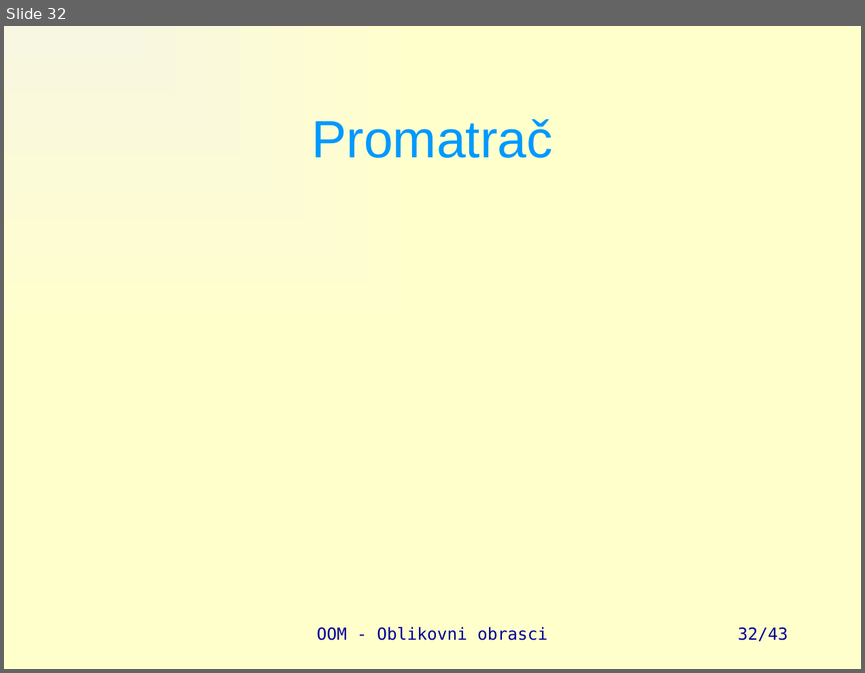
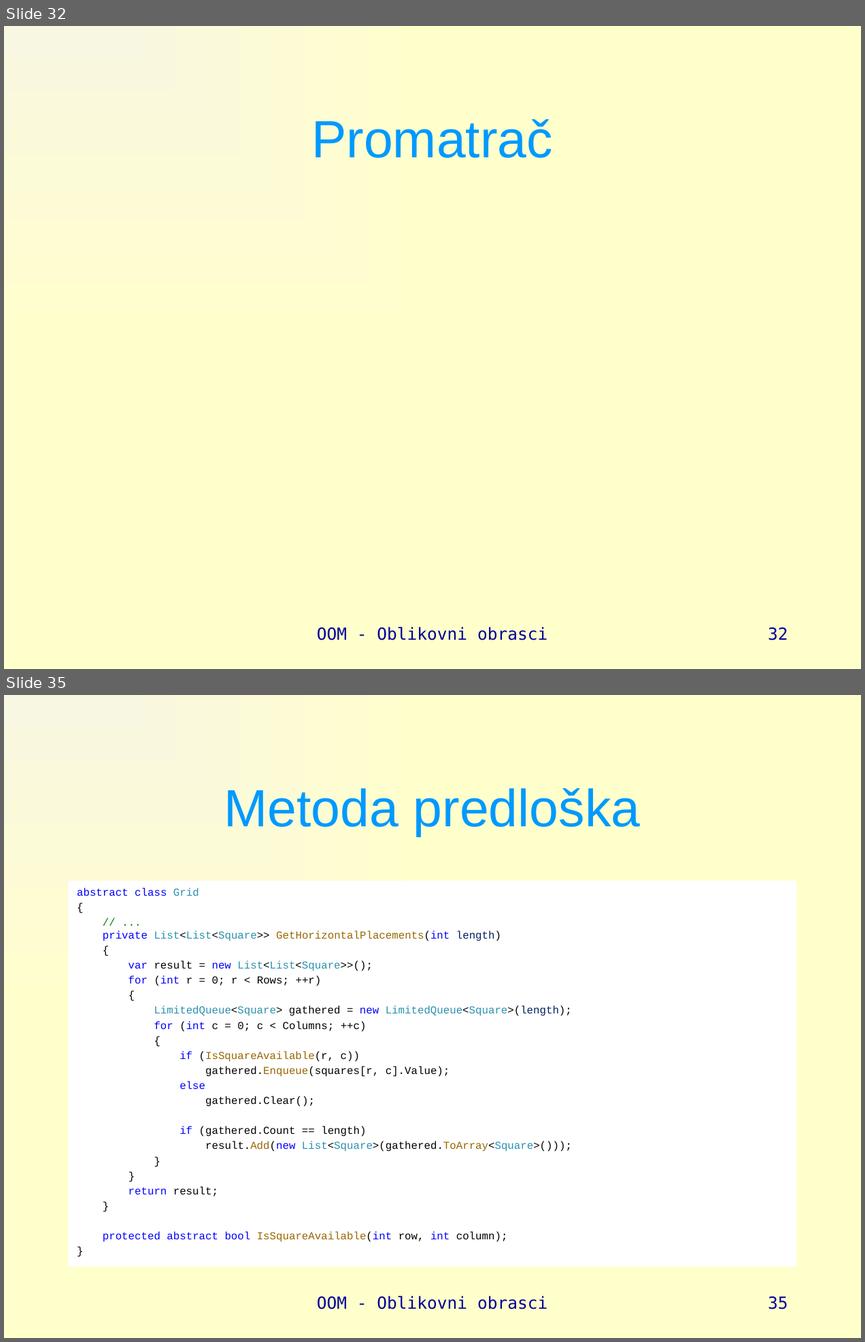
Before and after one commit to vsite-oom/DesignPatterns, a slide deck: docs/Design patterns.pptx. Shown one above the other, each under a label of ours: slide 32 before the commit, slides 32 and 35 after it; the slides between them are not shown. The pictures are 865x673 and 865x1342 pixels, drawn with LibreOffice and Linux fonts; fonts in the diff are those of the drawing. Boxes give left, top, right and bottom in pixels: in the first picture for what was removed or moved away, otherwise in the second. Text is boxed around its words. In the diff, an @@ line names an element or a change of style, - is before the commit and + after.

```diff
--- a/docs/Design patterns.pptx
+++ b/docs/Design patterns.pptx
@@ slide 35 added at (4,695,861,1338), background gradient #F8F7E1 to #FFFFCC @@
@@ title added at (224,788,640,836), 44 pt, text #0099FF @@
+Metoda predloška
@@ text added at (68,881,797,1266), fill #FFFFFF, 9 pt, text #000000 @@
+abstract class Grid
+{
+// ...
+private List<List<Square>> GetHorizontalPlacements(int length)
+{
+var result = new List<List<Square>>();
+for (int r = 0; r < Rows; ++r)
+{
+LimitedQueue<Square> gathered = new LimitedQueue<Square>(length);
+for (int c = 0; c < Columns; ++c)
+{
+if (IsSquareAvailable(r, c))
+gathered.Enqueue(squares[r, c].Value);
+else
+gathered.Clear();
+if (gathered.Count == length)
+result.Add(new List<Square>(gathered.ToArray<Square>()));
+}
+}
+return result;
+}
+protected abstract bool IsSquareAvailable(int row, int column);
+}
@@ text added at (317,1295,547,1309), 14 pt, text #000099 @@
+OOM - Oblikovni obrasci
@@ page number added at (768,1296,788,1309), 14 pt, text #000099 @@
+35
@@ page number at (768,626,788,640): text changed @@
-32/43
+32
```
Also in this commit, not shown: 1 slide changed, 3 other slides added, 5 other files.
